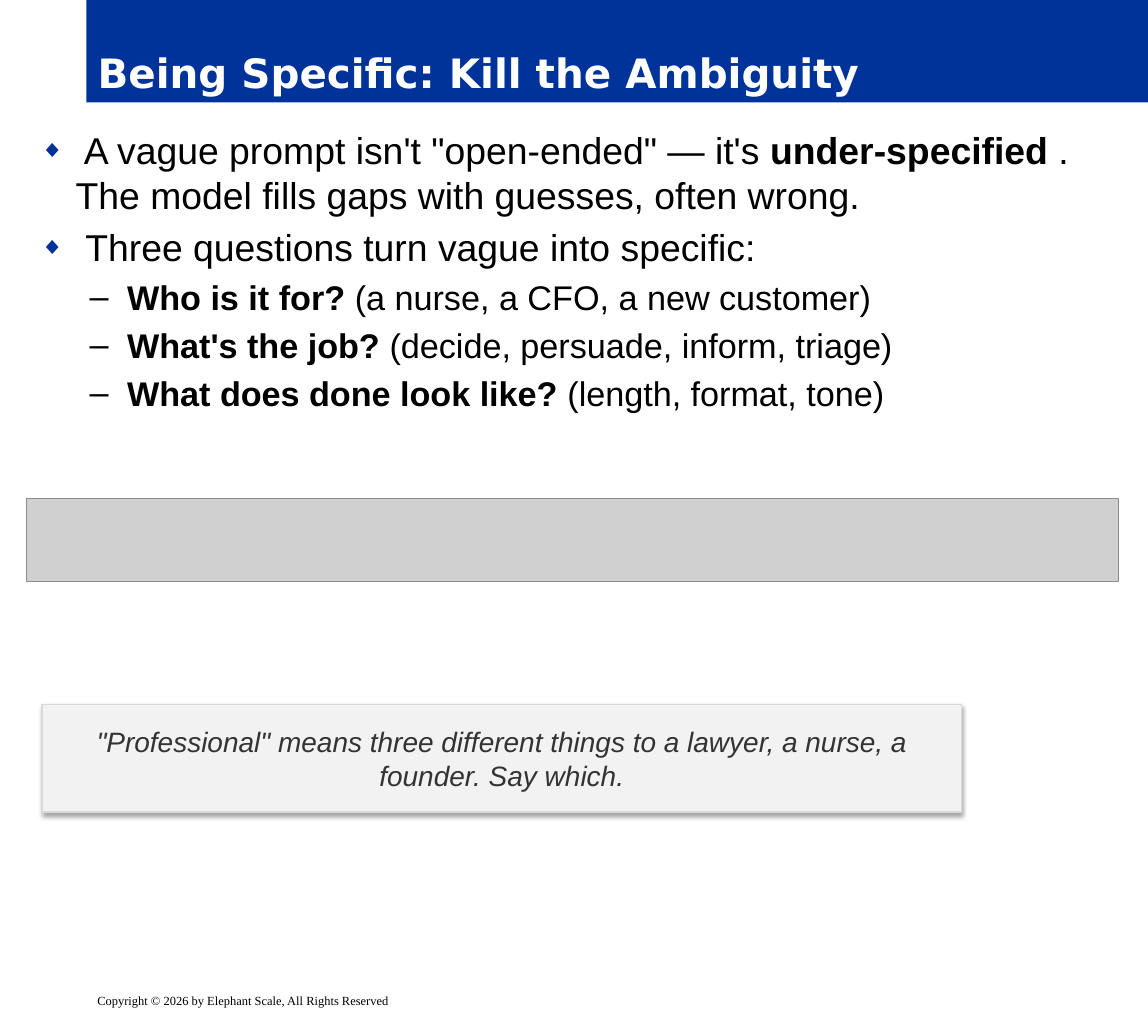
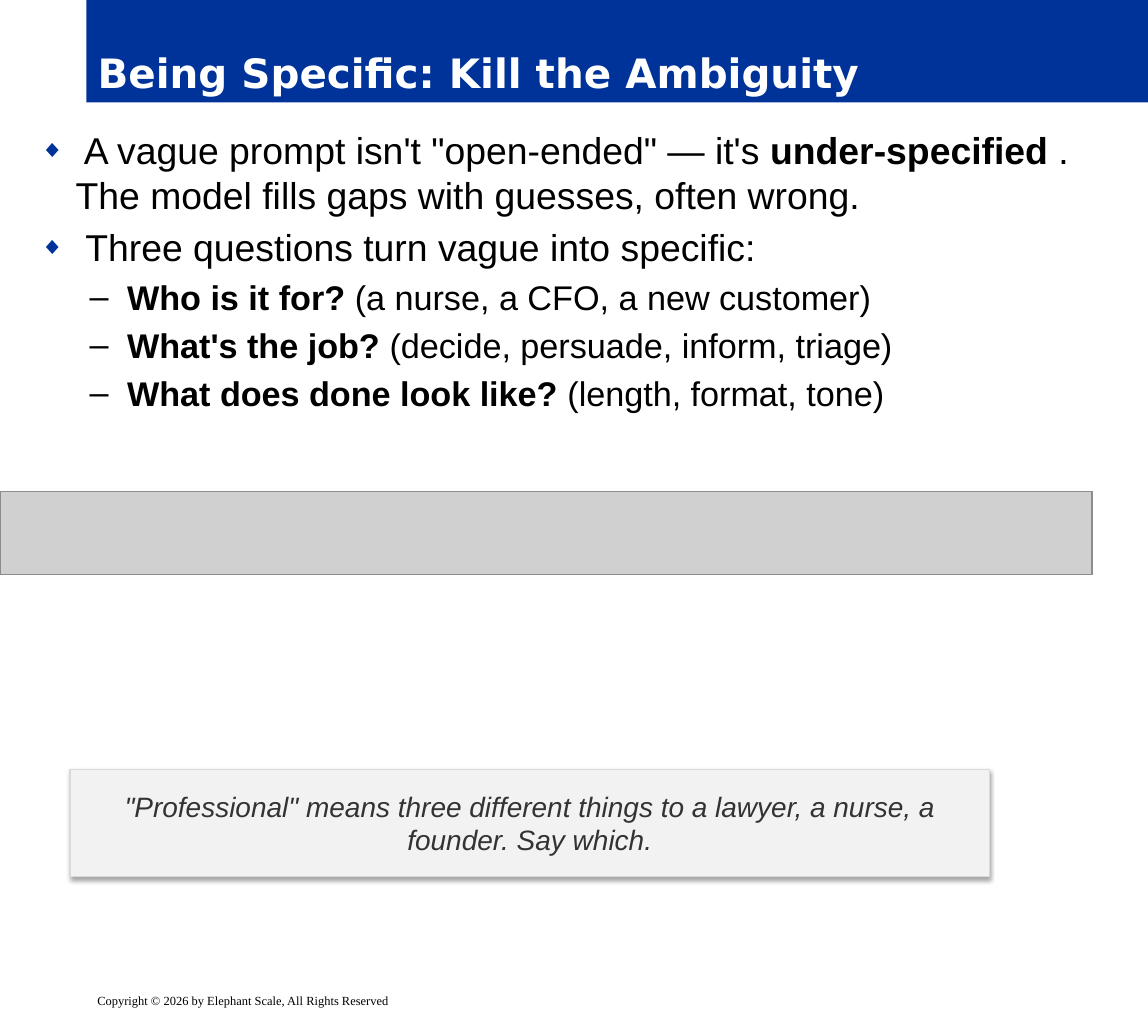
Before and after one commit to elephantscale/Prompt_Engineering_for_Business_Professionals, a slide deck: slide 5 of slides/release/02-anatomy-of-a-prompt.pptx. Drawn at 1148x1016 pixels with LibreOffice and Linux fonts; fonts in the diff are those of the drawing; grey boxes stand for pictures; background and template pictures are left out. Boxes give left, top, right and bottom in pixels: in the first picture for what was removed or moved away, otherwise in the second. Text is boxed around its words. In the diff, an @@ line names an element or a change of style, - is before the commit and + after.

```diff
--- a/slides/release/02-anatomy-of-a-prompt.pptx
+++ b/slides/release/02-anatomy-of-a-prompt.pptx
@@ picture: place and size @@
-picture at bbox=[27, 498, 1119, 581]
+picture at bbox=[0, 492, 1092, 575]
@@ rectangle ""Professional" means three different things ...": place and size @@
-rectangle ""Professional" means three different things ..." at bbox=[43, 704, 962, 812]
+rectangle ""Professional" means three different things ..." at bbox=[69, 769, 989, 877]
```
Also in this commit, not shown: 8 other slides changed, 1 other file.
